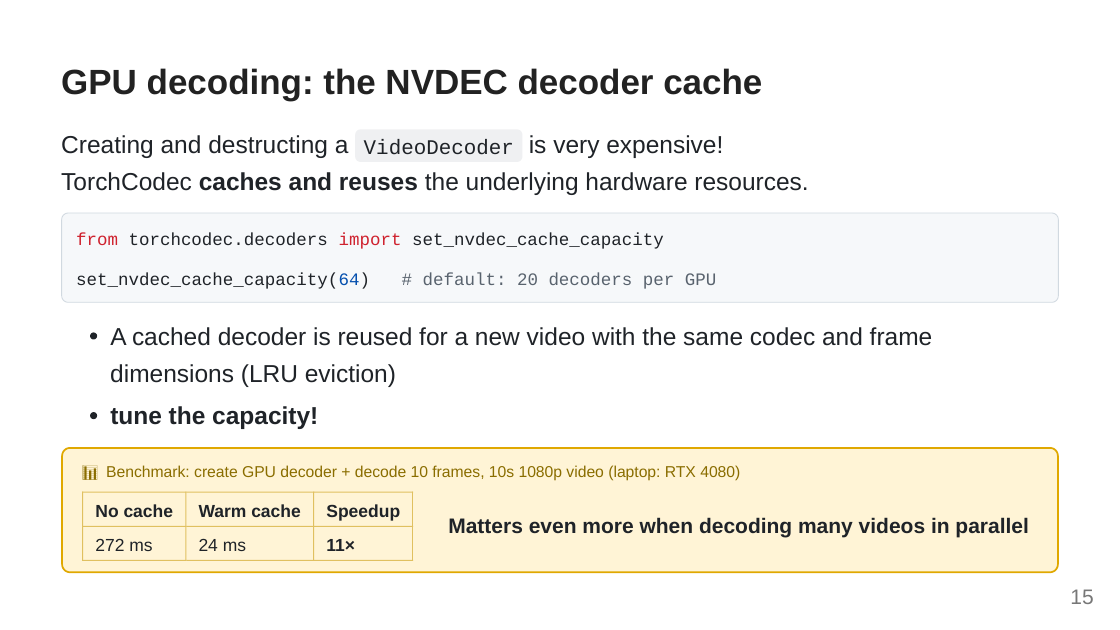
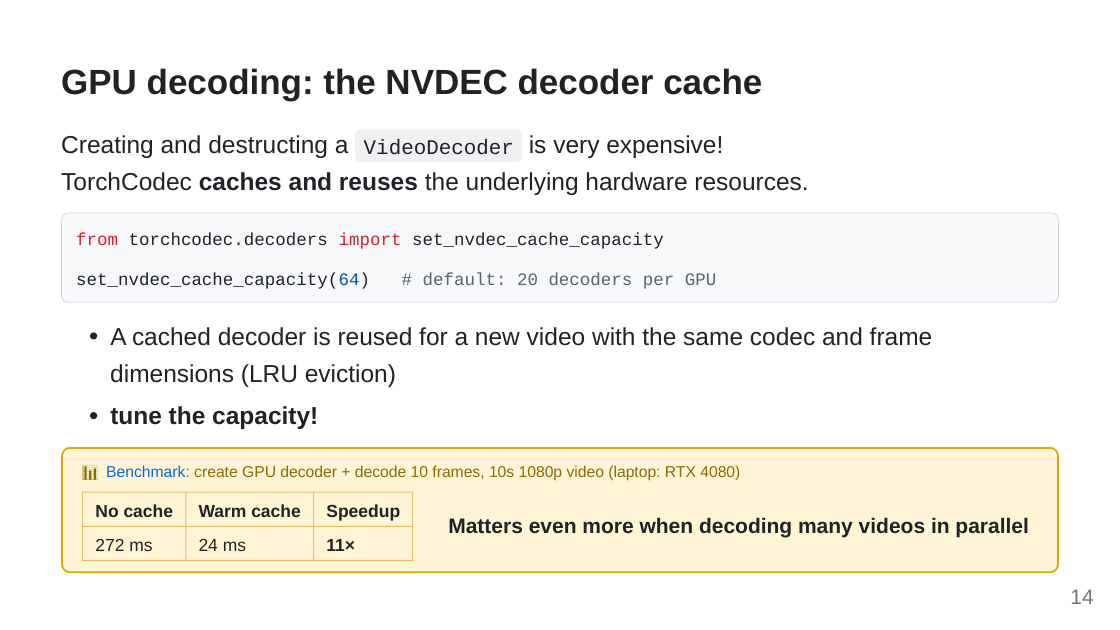
Before and after one commit to NicolasHug/ptc-talk-2026, a slide deck: slide 14 of slides.pptx (slide 15 before the commit). Drawn at 1120x630 pixels with LibreOffice and Linux fonts; fonts in the diff are those of the drawing. Boxes give left, top, right and bottom in pixels: in the first picture for what was removed or moved away, otherwise in the second. Text is boxed around its words. In the diff, an @@ line names an element or a change of style, - is before the commit and + after.

```diff
--- a/slides.pptx
+++ b/slides.pptx
@@ text "Benchmark: create GPU decoder + ..." at bbox=[106, 465, 740, 481]: text colour #8A6D00 to #0969DA in "Benchmark:" @@
@@ text at bbox=[1070, 589, 1093, 604]: text changed @@
-15
+14
```
Also in this commit, not shown: 21 other slides changed, 4 slides added, 6 slides removed, 2 other files.
